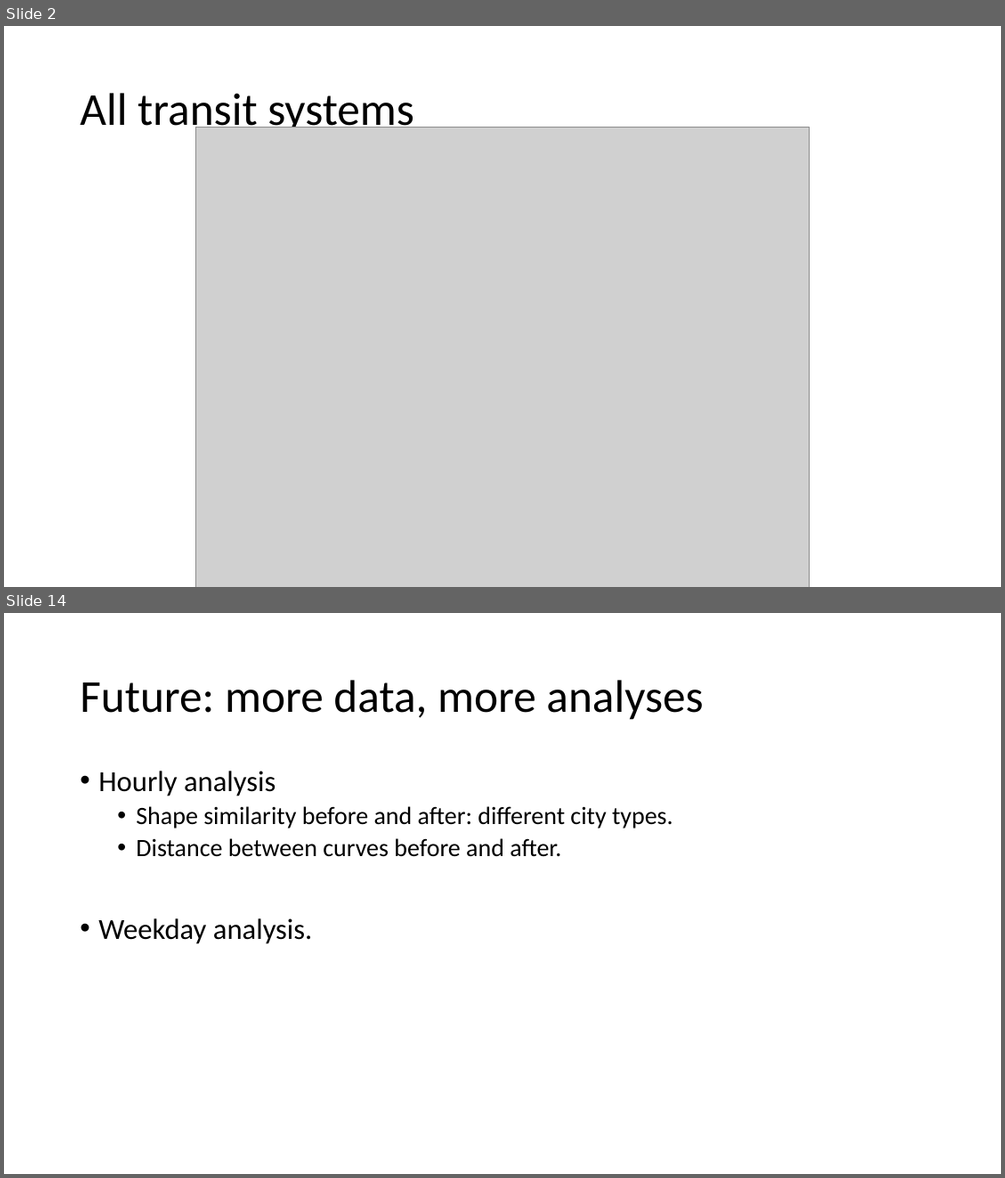
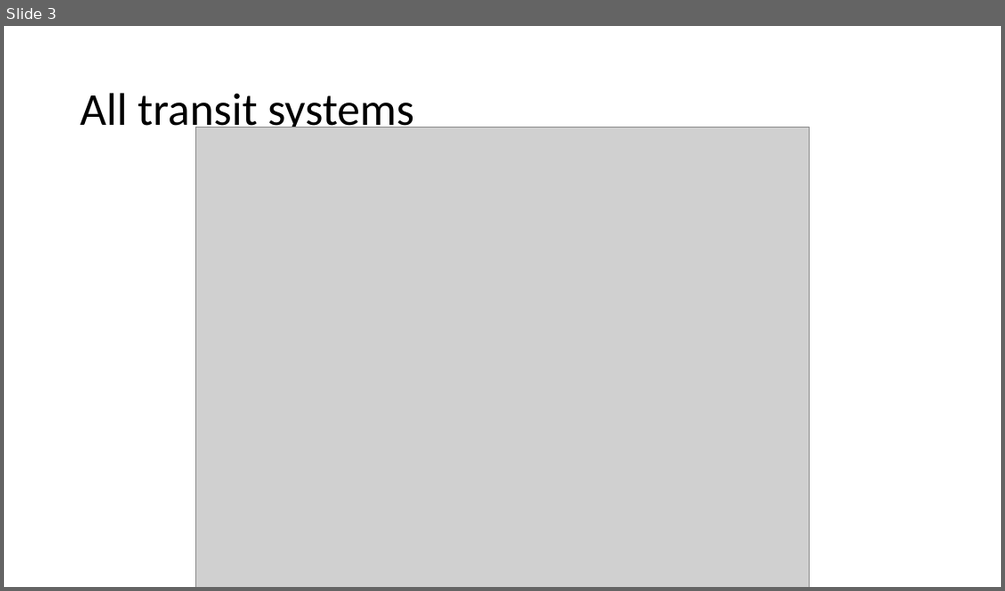
Before and after one commit to luyuliu/COVID-Transit-Demand, a slide deck: doc/pre_results.pptx. Shown one above the other, each under a label of ours: slides 2 and 14 before the commit, slide 3 after it; the slides between them are not shown. The pictures are 1005x1178 and 1005x591 pixels, drawn with LibreOffice and Linux fonts; fonts in the diff are those of the drawing; grey boxes stand for pictures. Boxes give left, top, right and bottom in pixels: in the first picture for what was removed or moved away, otherwise in the second. Text is boxed around its words. In the diff, an @@ line names an element or a change of style, - is before the commit and + after.

```diff
--- a/doc/pre_results.pptx
+++ b/doc/pre_results.pptx
@@ slide 14 removed at (4,613,1001,1174), background #FFFFFF @@
@@ title removed at (80,680,703,720) @@
-Future: more data, more analyses
@@ text removed at (98,771,673,944) @@
-• Hourly analysis
-  • Shape similarity before and after: different city types.
-  • Distance between curves before and after.
-• Weekday analysis.
@@ what was slide 2 is now slide 3 @@
```
Also in this commit, not shown: 5 slides changed, 11 slides added, 6 other slides removed, 1 other file.
